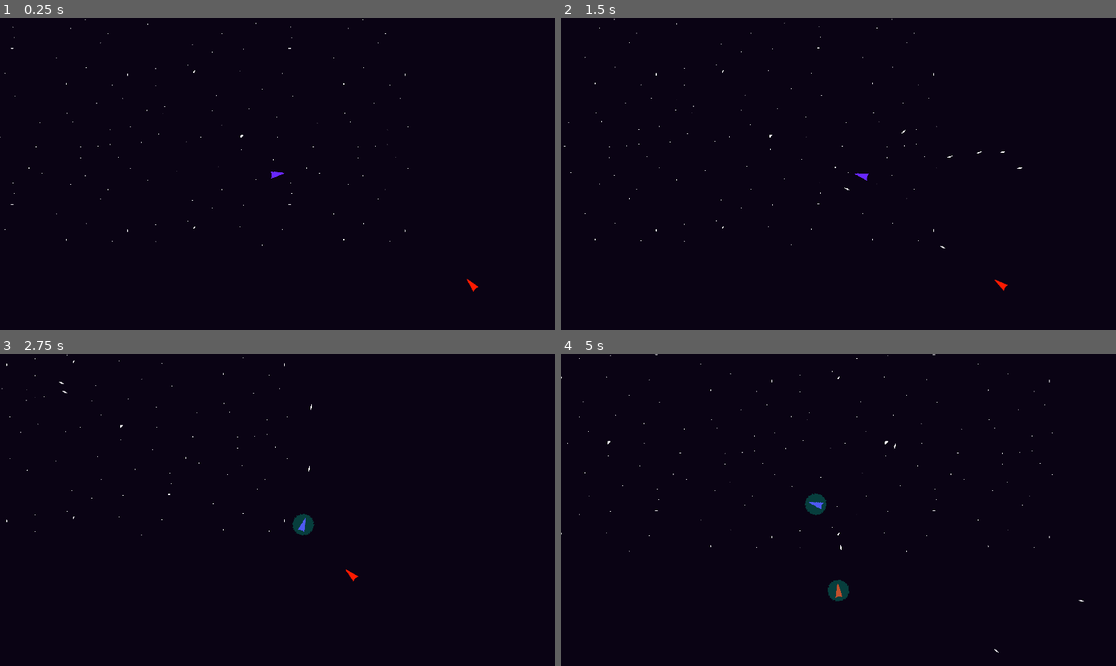
Above: before the commit, frames 1-4 (two rows, left to right).
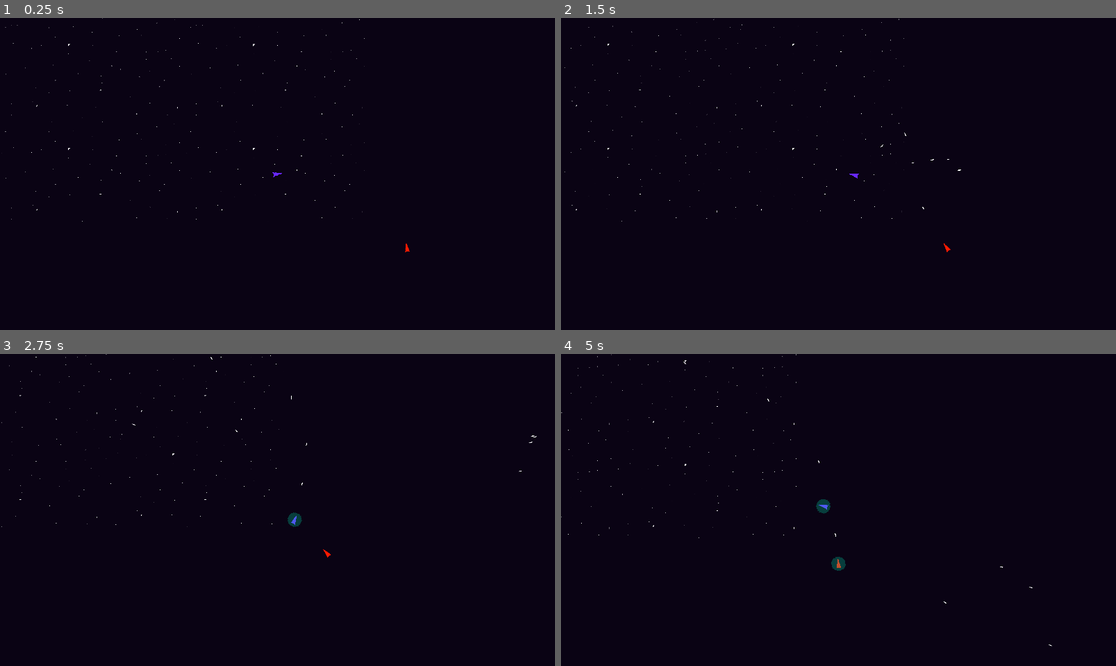
Above: after the commit, the same moments.

Repository: BloopHD/IntoTheVoid
Game: Godot game, scene res://scenes/world/world.tscn
The game is run twice, just before and just after one commit, with the same random seed, the same clock (stepped at 60 frames per second) and the same inputs.
Inputs (mouse positions are in pixels of both pictures, inside the frame that each line leads up to):
- Up to frame 1 (0.25 s): no input
- Up to frame 2 (1.5 s): tap Enter at 0.5 s; move the mouse to (960, 158) at 0.52 s; press the mouse at (960, 158) at 0.53 s; hold D (move_right) 0.53-1.28 s; move the mouse to (727, 189) at 1.27 s; release the mouse at (727, 189) at 1.28 s; hold S (move_down) from 1.28 s (still down); right-click (727, 189) at 1.35 s
- Up to frame 3 (2.75 s): move the mouse to (333, 441) at 2.02 s; release S (move_down) at 2.03 s; press the mouse at (333, 441) at 2.03 s; hold D (move_right) from 2.03 s (still down)
- Up to frame 4 (5 s): move the mouse to (810, 572) at 2.77 s; release D (move_right) at 2.78 s; release the mouse at (810, 572) at 2.78 s; hold W (move_up) 2.78-3.53 s; right-click (810, 572) at 2.85 s; click (810, 572) at 2.92 s; move the mouse to (1005, 556) at 3.52 s; press the mouse at (1005, 556) at 3.53 s; hold A (move_left) from 3.53 s (still down); move the mouse to (672, 463) at 4.27 s; release the mouse at (672, 463) at 4.28 s; right-click (672, 463) at 4.35 s

The runs differ from the first frame. In frame 1, 0.2% of the frame differs, in the area x 0-87%, y 0-88%; in frame 2, 0.3%; in frame 3, 0.4%; in frame 4, 0.7%, in the area x 0-95%, y 0-96%.

Commit message:
Updating Enemy Rotation
Trying to fix Enemy's Rotation to allow for a forward speed and a strafe/reverse speed.

Diff:
--- a/scenes/enemies/enemy_attack_state.gd
+++ b/scenes/enemies/enemy_attack_state.gd
@@ -8,8 +8,7 @@
 
 
 func _physics_process(delta: float) -> void:
-	actor.move(delta)
-	actor.enemy_rotation(actor.player.position)
+	actor.move_func(delta, actor.player.position)
 	actor.try_to_shoot()
 
 
--- a/scenes/enemies/enemy_aware_state.gd
+++ b/scenes/enemies/enemy_aware_state.gd
@@ -9,8 +9,7 @@
 
 
 func _physics_process(delta: float) -> void:
-	actor.move(delta)
-	actor.enemy_rotation(actor.player.position, 0.8)
+	actor.move_func(delta, actor.player.position)
 
 
 func _enter_state() -> void:
--- a/scenes/enemies/enemy_chase_state.gd
+++ b/scenes/enemies/enemy_chase_state.gd
@@ -11,7 +11,7 @@
 
 func _physics_process(delta) -> void:
 	# actor.enemy_rotation(actor.player.position)
-	actor.enemy_move_direction(delta, actor.player.position)
+	actor.move_func(delta, actor.player.position)
 
 func _enter_state() -> void:
 	set_physics_process(true)
--- a/scenes/enemies/enemy_wander_state.gd
+++ b/scenes/enemies/enemy_wander_state.gd
@@ -23,7 +23,8 @@
 
 
 func _physics_process(delta):
-	actor.move(delta)
+	pass
+	#actor.move(delta)
 	#actor.move_and_slide()
 
 func _enter_state() -> void:
--- a/scenes/enemies/simple_enemy.gd
+++ b/scenes/enemies/simple_enemy.gd
@@ -6,7 +6,7 @@
 @export var max_speed: int = 750
 @export var acceleration: int = 70
 @export var friction: int = 50
-@export var rotation_speed: float = 0.1
+@export var rotational_accel: float = 1
 
 @export var health: int = 100
 
@@ -32,6 +32,9 @@
 var move_direction: Vector2
 var look_direction: Vector2
 
+var aim_vector: Vector2 = Vector2.ZERO
+var previous_aim_vector: Vector2 = Vector2.ZERO
+
 var engaged_thrusters: bool = false
 var can_shoot: bool = true
 
@@ -44,13 +47,30 @@
 #	check_health()
 
 
-func move(delta: float):
+func move_func(delta: float, moveTowards: Vector2):
+
+	move_direction = (moveTowards - position).normalized()
+
+	var current_rotation_vector: Vector2 = Vector2(cos(rotation), sin(rotation))
+	var current_forward_angle: float = rad_to_deg(move_direction.angle_to(current_rotation_vector))
+
+	print("enemy ", move_direction, " ", rotation)
+
+	var forward_angle_max: float = 30
+
+	rotate_func(get_rotation_angle(moveTowards))
 
 	if current_state == enemy_chase_state:
-		velocity = lerp(velocity, look_direction * max_speed, delta * acceleration / ONE_HUNDRED)
+		if current_forward_angle < forward_angle_max && current_forward_angle > -forward_angle_max:
+			print("FORWARD")
+			velocity = lerp(velocity, move_direction * max_speed, delta * acceleration / ONE_HUNDRED)
+
+		else:
+			print("NOT")
+			velocity = lerp(velocity, move_direction * max_speed, delta * acceleration * 0.75 / ONE_HUNDRED)
 
 	elif curr_speed > (friction * delta):
-		velocity = lerp(velocity, look_direction * max_speed, delta * friction / ONE_HUNDRED)
+		velocity = lerp(velocity, move_direction * max_speed, delta * friction / ONE_HUNDRED)
 
 	else:
 		velocity = Vector2.ZERO
@@ -58,24 +78,18 @@
 	move_and_slide()
 
 
-func enemy_move_direction(delta: float, moveTowards: Vector2):
+func rotate_func(angle: float) -> void:
+
+	rotation_degrees = rad_to_deg(lerp_angle(global_rotation, angle, rotational_accel / ONE_HUNDRED))
 
 
-
-	move_direction = (moveTowards - position).normalized()
-
-	velocity = lerp(velocity, move_direction * max_speed, delta * acceleration / ONE_HUNDRED)
-
-	move_and_slide()
-
-
-func enemy_rotation(moveTowards: Vector2, rotation_multi: float = 1.0):
+func get_rotation_angle(moveTowards: Vector2, rotation_multi: float = 1.0) -> float:
 
 	look_direction = (moveTowards - position).normalized()
 
 	var angle: float = look_direction.angle() + NINETY_DEGREES_RAD
 
-	rotation_degrees = rad_to_deg(lerp_angle(global_rotation, angle, rotation_speed * rotation_multi))
+	return angle
 
 
 func try_to_shoot():
@@ -121,7 +135,6 @@
 	if body.is_in_group("player"):
 		change_state(body, enemy_attack_state)
 
-
 func _on_attack_detection_area_body_exited(body:Node2D) -> void:
 	if body.is_in_group("player"):
 		change_state(body,enemy_chase_state)
@@ -134,11 +147,9 @@
 	if body.is_in_group("player"):
 		change_state(body, enemy_aware_state)
 
-
 func _on_aware_detection_area_body_entered(body:Node2D) -> void:
 	if body.is_in_group("player"):
 		change_state(body, enemy_aware_state)
-
 
 func _on_aware_detection_area_body_exited(body:Node2D) -> void:
 	if body.is_in_group("player"):
--- a/scenes/enemies/simple_enemy.tscn
+++ b/scenes/enemies/simple_enemy.tscn
@@ -85,9 +85,10 @@
 
 [node name="EnemyWanderState" type="Node" parent="FiniteStateMachine" node_paths=PackedStringArray("actor", "wander_timer")]
 script = ExtResource("4_db3q0")
+wander_range = 250.0
+speed = null
 actor = NodePath("../..")
 wander_timer = NodePath("WanderTimer")
-wander_range = 250.0
 
 [node name="WanderTimer" type="Timer" parent="FiniteStateMachine/EnemyWanderState"]
 wait_time = 3.0
--- a/scenes/player/player.gd
+++ b/scenes/player/player.gd
@@ -23,11 +23,12 @@
 
 var move_vector: Vector2 = Vector2.ZERO
 var aim_vector: Vector2 = Vector2.ZERO
+var previous_aim_vector: Vector2 = Vector2.ZERO
 
 var using_m_and_k: bool = false
 var can_shoot: bool = true
 
-var previous_aim_vector: Vector2 = Vector2.ZERO
+
 
 var curr_speed: float:
 	get:
@@ -58,7 +59,9 @@
 	var current_forward_angle: float = rad_to_deg(move_vector.angle_to(aim_vector))
 	var forward_angle_max: float = 30
 
-	# If the player is moving.
+	print("player ", aim_vector)
+
+# If the player is moving.
 	if move_vector > Vector2.ZERO || move_vector < Vector2.ZERO:
 		if current_forward_angle < forward_angle_max && current_forward_angle > -forward_angle_max:
 			# Moving the direction player is facing.
--- a/scenes/world/world.tscn
+++ b/scenes/world/world.tscn
@@ -14,7 +14,7 @@
 position = Vector2(640, 380)
 
 [node name="Camera2D" type="Camera2D" parent="Player"]
-zoom = Vector2(0.75, 0.75)
+zoom = Vector2(0.5, 0.5)
 limit_smoothed = true
 position_smoothing_enabled = true
 position_smoothing_speed = 3.0
--- a/shield.gd
+++ b/shield.gd
@@ -27,14 +27,11 @@
 
 	$FadeTimer.start()
 
-	print("Shield Health: ", shield_health)
 	if shield_health <= 0:
 		queue_free()
-		print("Shield Destroyed!")
 		return
 
 func shield_fade_in() -> void:
-	print(shield_sprite.modulate.a8)
 
 	if shield_sprite.modulate.a8 < shield_color.a8:
 		shield_sprite.modulate = lerp(shield_sprite.modulate, shield_color, 0.3)
